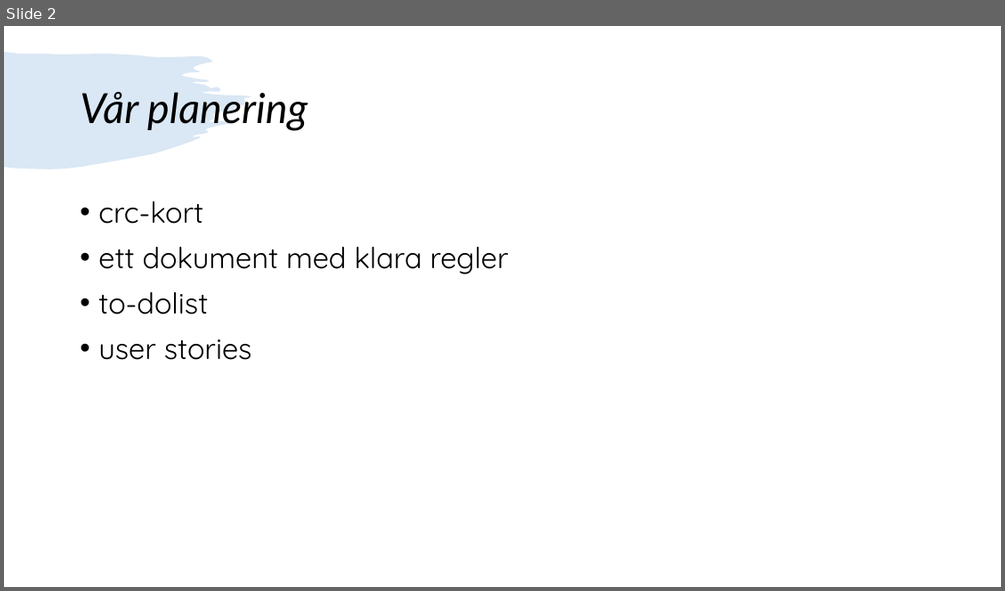
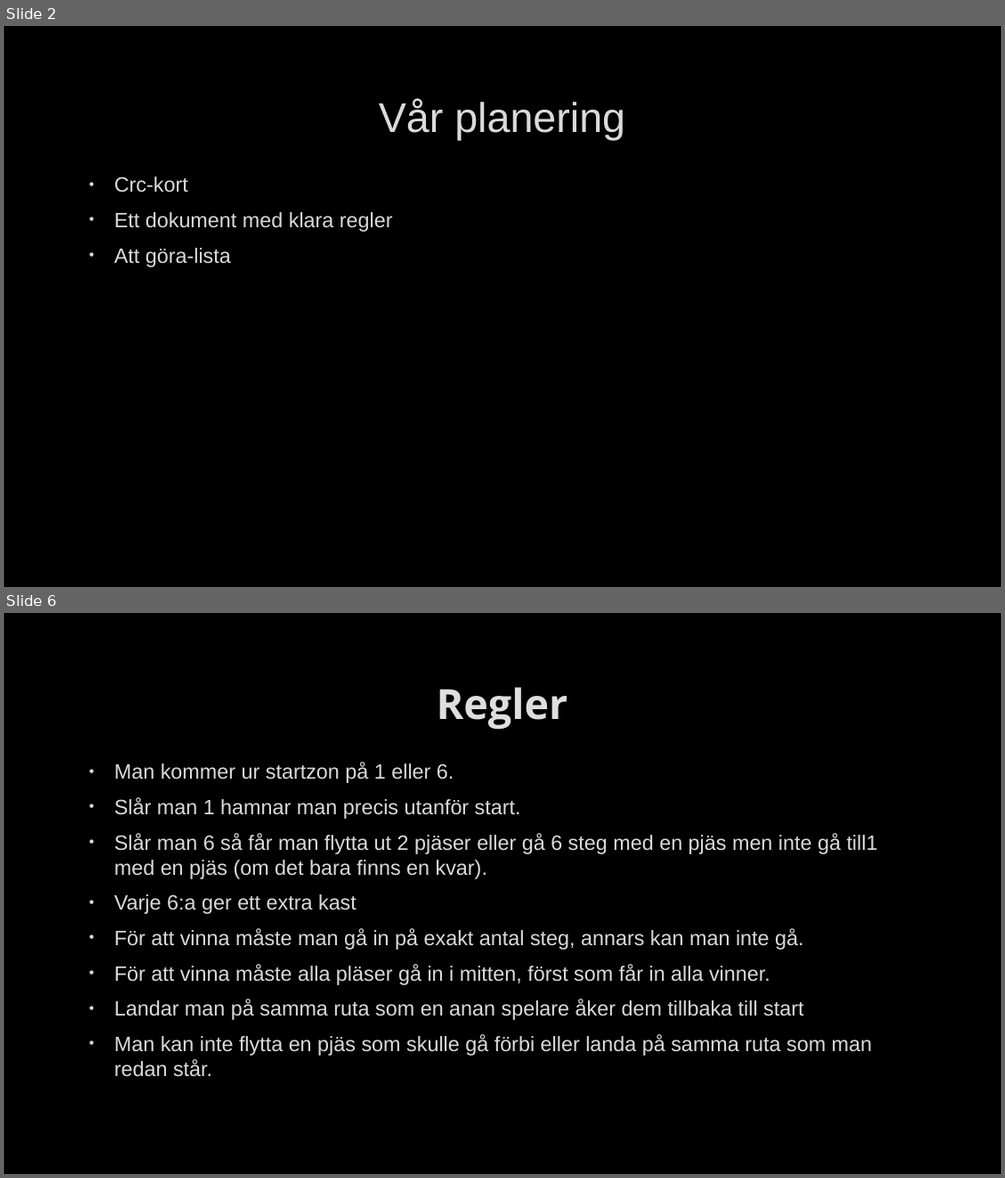
Before and after one commit to PGBSNH19/the-ludo-game-grupp-3, a slide deck: Documentation/Grupp 3 ludo presentation.pptx. Shown one above the other, each under a label of ours: slide 2 before the commit, slides 2 and 6 after it; the slides between them are not shown. The pictures are 1005x591 and 1005x1178 pixels, drawn with LibreOffice and Linux fonts; fonts in the diff are those of the drawing; background and template pictures are left out. Boxes give left, top, right and bottom in pixels: in the first picture for what was removed or moved away, otherwise in the second. Text is boxed around its words. In the diff, an @@ line names an element or a change of style, - is before the commit and + after.

```diff
--- a/Documentation/Grupp 3 ludo presentation.pptx
+++ b/Documentation/Grupp 3 ludo presentation.pptx
@@ slide 6 added at box(4, 613, 1001, 1174), background picture (left out) @@
@@ title added at box(437, 687, 568, 729), 40 pt, text #DEDEDE, bold @@
+Regler
@@ text added at box(114, 763, 878, 1077), 20 pt, text #DADADA @@
+• Man kommer ur startzon på 1 eller 6.
+• Slår man 1 hamnar man precis utanför start.
+• Slår man 6 så får man flytta ut 2 pjäser eller gå 6 steg med en pjäs men inte gå till1 med en pjäs (om det bara finns en kvar).
+• Varje 6:a ger ett extra kast
+• För att vinna måste man gå in på exakt antal steg, annars kan man inte gå.
+• För att vinna måste alla pläser gå in i mitten, först som får in alla vinner.
+• Landar man på samma ruta som en anan spelare åker dem tillbaka till start
+• Man kan inte flytta en pjäs som skulle gå förbi eller landa på samma ruta som man redan står.
@@ slide 2 changed as well @@
@@ background #FFFFFF to picture (left out) @@
@@ freeform shape removed at box(4, 52, 251, 168) @@
@@ title "Vår planering": place and size @@
-title "Vår planering" at box(80, 92, 307, 131)
+title "Vår planering" at box(379, 99, 625, 140)
@@ title "Vår planering" at box(379, 99, 625, 140): font Lato to Arial, text colour #000000 to #DADADA, letter outline none to #404040 0.75 pt, italic off; alignment left to centre; line spacing 0.9 to 1 @@
@@ text at box(114, 176, 393, 267): text changed; size 28 to 20 pt; font Quicksand to Arial; text colour #000000 to #DADADA @@
-• crc-kort
-• ett dokument med klara regler
-• to-dolist
-• user stories
+• Crc-kort
+• Ett dokument med klara regler
+• Att göra-lista
```
Also in this commit, not shown: 1 other slide changed, 18 other slides added, 4 slides removed, 5 other files.
